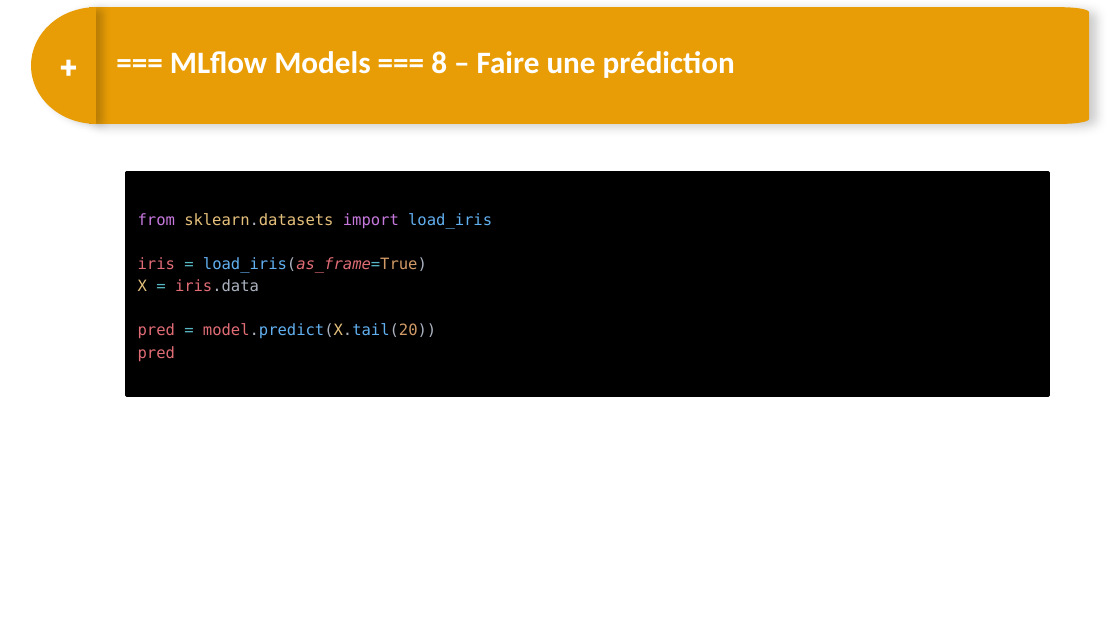
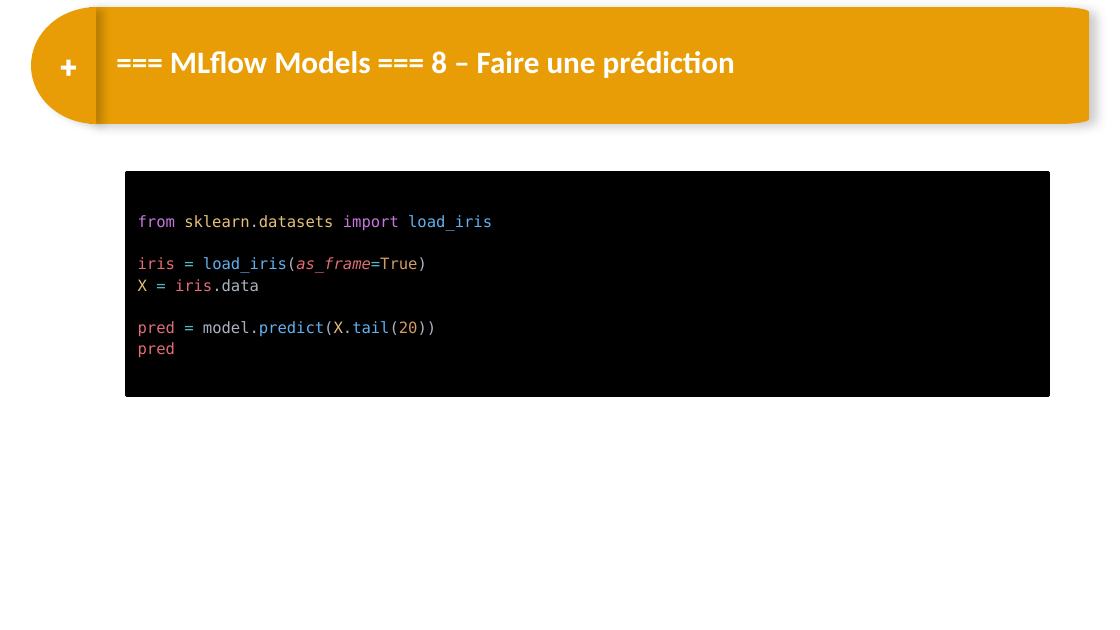
Before and after one commit to DARGOUARCH/spark_formation, a slide deck: slide 18 of 11 - NSparkAvancé - ML Tracking_Project_Model.pptx (slide 15 before the commit). Drawn at 1120x630 pixels with LibreOffice and Linux fonts; fonts in the diff are those of the drawing. Boxes give left, top, right and bottom in pixels: in the first picture for what was removed or moved away, otherwise in the second. Text is boxed around its words. In the diff, an @@ line names an element or a change of style, - is before the commit and + after.

```diff
--- a/11 - NSparkAvancé - ML Tracking_Project_Model.pptx
+++ b/11 - NSparkAvancé - ML Tracking_Project_Model.pptx
@@ rectangle "from sklearn.datasets import load_iris" at (x1=127, y1=172, x2=1048, y2=395): text colour #E06C75 to #ABB2BF in "model.predict(X.tail(20))"; line spacing 14.2pt to 1.13 @@
```
Also in this commit, not shown: 10 other slides changed, 5 slides added, 1 slide removed.
